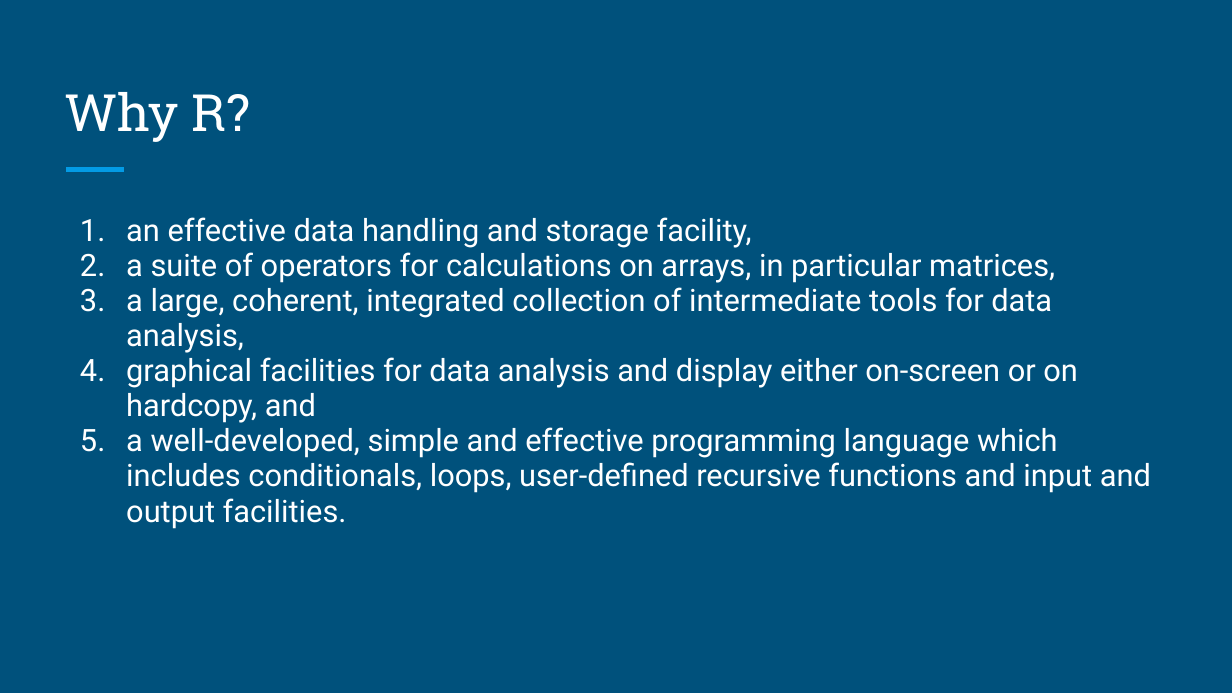
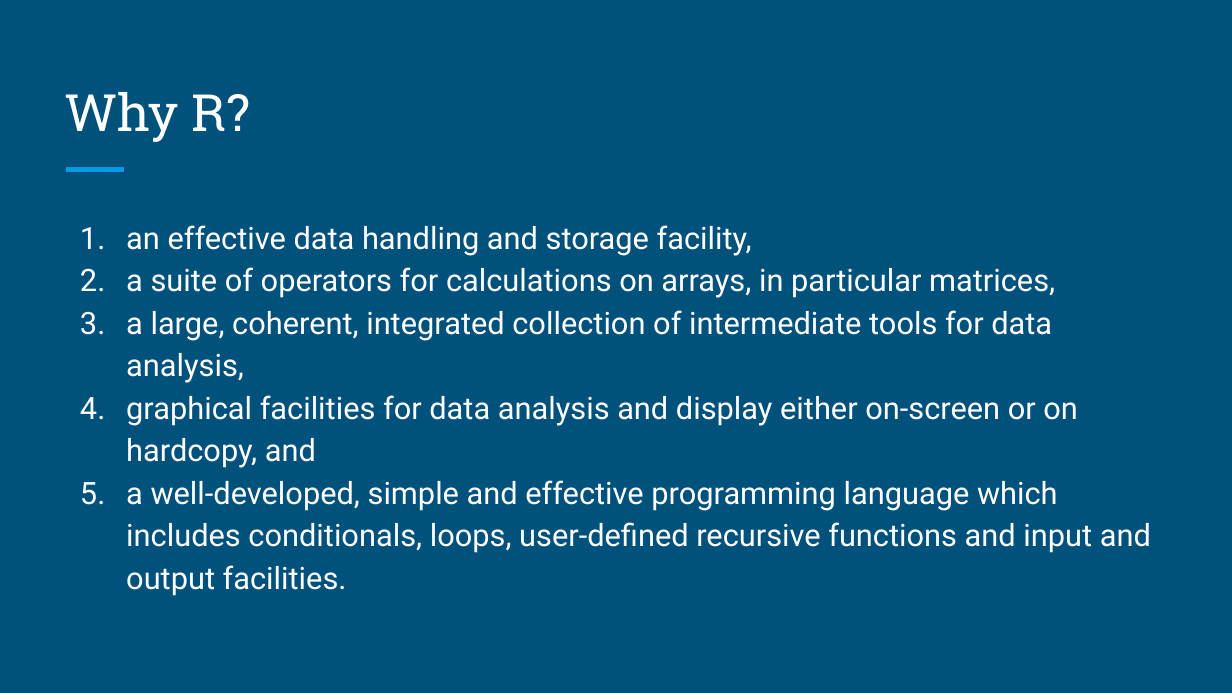
Before and after one commit to brandonyph/APB-Workshop-DataAnalyticsEssentials, a slide deck: slide 4 of Week 1-Basics, Scripting and Project/Week 1- Basics, Scripting and Project.pptx. Drawn at 1232x693 pixels with LibreOffice and Linux fonts; fonts in the diff are those of the drawing. Boxes give left, top, right and bottom in pixels: in the first picture for what was removed or moved away, otherwise in the second. Text is boxed around its words. In the diff, an @@ line names an element or a change of style, - is before the commit and + after.

```diff
--- a/Week 1-Basics, Scripting and Project/Week 1- Basics, Scripting and Project.pptx
+++ b/Week 1-Basics, Scripting and Project/Week 1- Basics, Scripting and Project.pptx
@@ text "an effective data handling and ..." at bbox=[126, 225, 1151, 596]: line spacing 0.95 to 1.15 @@
```
Also in this commit, not shown: 4 other slides changed, 2 slides added, 8 other files.
